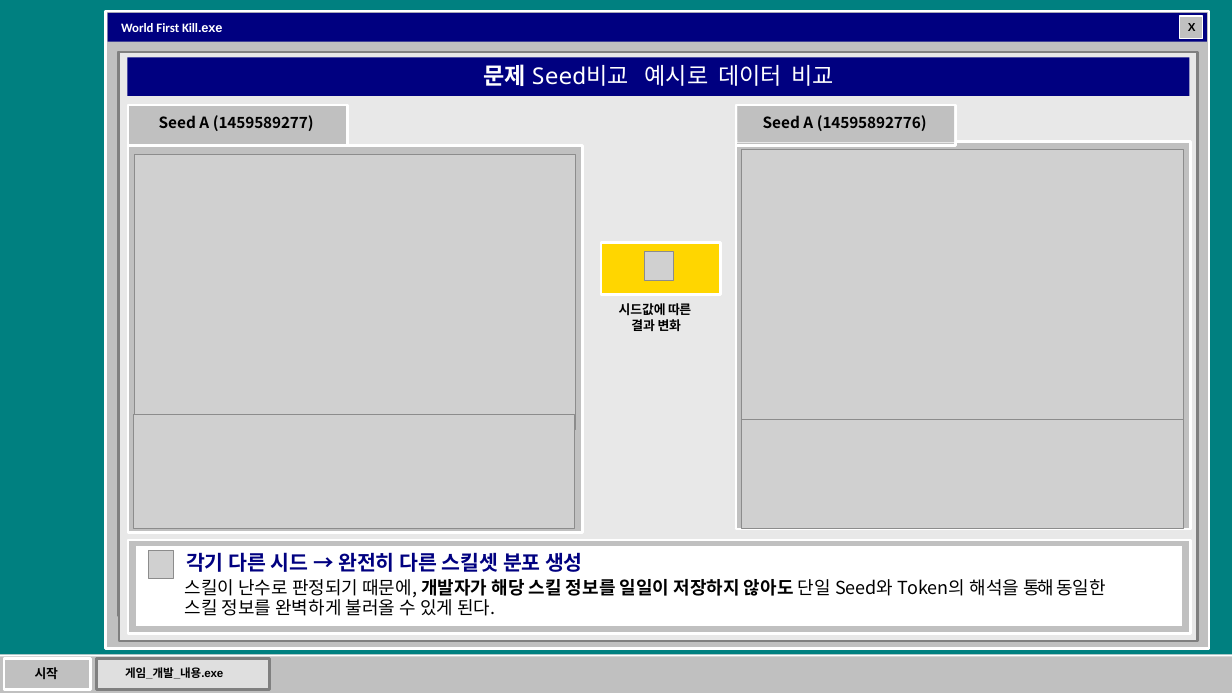
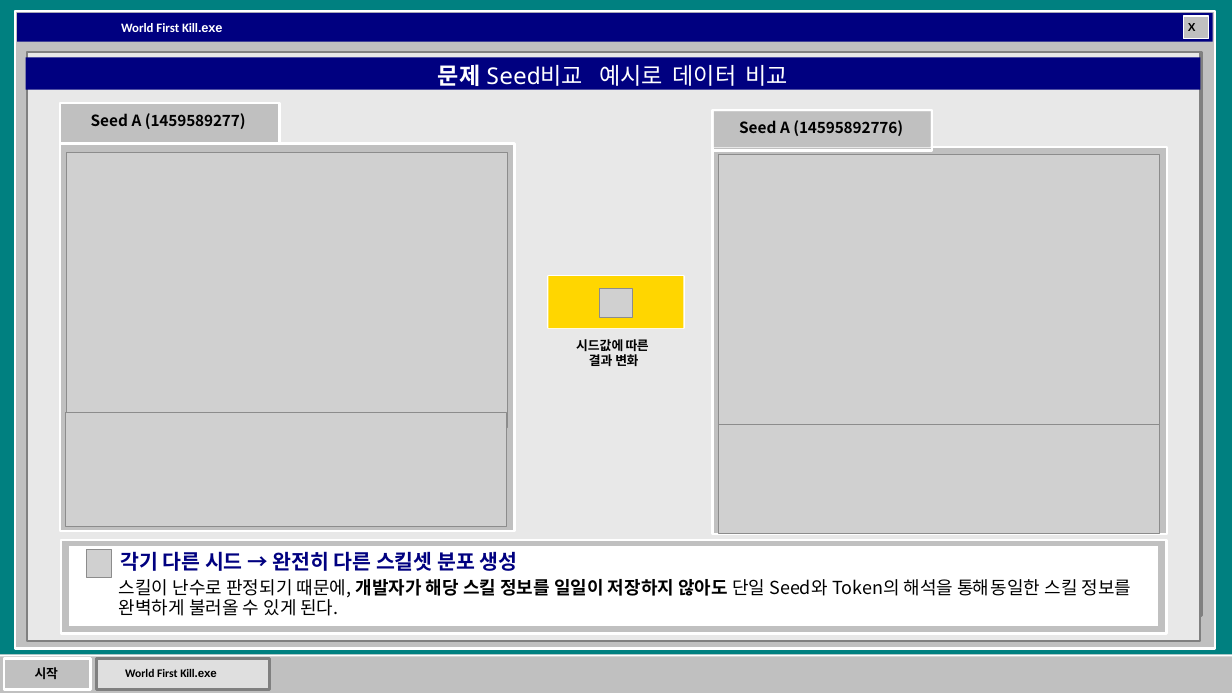
Before and after one commit to InfiSword/InfiSword.github.io, a slide deck: slide 14 of assets/Portfoilo/리얼 포폴 수정 (1).pptx (slide 15 before the commit). Drawn at 1232x693 pixels with LibreOffice and Linux fonts; fonts in the diff are those of the drawing; grey boxes stand for pictures; background and template pictures are left out. Boxes give left, top, right and bottom in pixels: in the first picture for what was removed or moved away, otherwise in the second. Text is boxed around its words. In the diff, an @@ line names an element or a change of style, - is before the commit and + after.

```diff
--- a/assets/Portfoilo/리얼 포폴 수정 (1).pptx
+++ b/assets/Portfoilo/리얼 포폴 수정 (1).pptx
@@ freeform shape: place and size @@
-freeform shape at bbox=[105, 11, 1209, 649]
+freeform shape at bbox=[15, 11, 1215, 649]
@@ freeform shape: place and size @@
-freeform shape at bbox=[105, 11, 1209, 649]
+freeform shape at bbox=[15, 11, 1215, 649]
@@ freeform shape: place and size @@
-freeform shape at bbox=[108, 13, 1208, 42]
+freeform shape at bbox=[18, 13, 1214, 42]
@@ freeform shape: place and size @@
-freeform shape at bbox=[1180, 16, 1203, 38]
+freeform shape at bbox=[1184, 16, 1209, 38]
@@ freeform shape: place and size @@
-freeform shape at bbox=[1180, 16, 1203, 38]
+freeform shape at bbox=[1184, 16, 1209, 38]
@@ rectangle "문제 Seed비교 예시로 데이터 비교": place and size @@
-rectangle "문제 Seed비교 예시로 데이터 비교" at bbox=[128, 57, 1189, 96]
+rectangle "문제 Seed비교 예시로 데이터 비교" at bbox=[26, 57, 1201, 90]
@@ freeform shape: place and size @@
-freeform shape at bbox=[119, 52, 1198, 641]
+freeform shape at bbox=[27, 52, 1201, 641]
@@ freeform shape: place and size @@
-freeform shape at bbox=[119, 52, 1198, 641]
+freeform shape at bbox=[27, 52, 1201, 641]
@@ freeform shape: place and size @@
-freeform shape at bbox=[118, 52, 1197, 616]
+freeform shape at bbox=[29, 52, 1202, 616]
@@ 2 freeform shapes, 1 picture, 1 rectangle: place and size @@
-2 freeform shapes, 1 picture, 1 rectangle at bbox=[128, 105, 582, 532]
+2 freeform shapes, 1 picture, 1 rectangle at bbox=[60, 104, 515, 531]
@@ 3 freeform shapes, 2 pictures, 1 rectangle: place and size @@
-3 freeform shapes, 2 pictures, 1 rectangle at bbox=[737, 105, 1191, 529]
+3 freeform shapes, 2 pictures, 1 rectangle at bbox=[713, 110, 1167, 534]
@@ picture: place and size @@
-picture at bbox=[134, 154, 575, 429]
+picture at bbox=[67, 152, 507, 427]
@@ freeform shape: place and size @@
-freeform shape at bbox=[602, 242, 721, 294]
+freeform shape at bbox=[549, 276, 684, 328]
@@ freeform shape: place and size @@
-freeform shape at bbox=[602, 242, 721, 294]
+freeform shape at bbox=[549, 276, 684, 328]
@@ picture: place and size @@
-picture at bbox=[644, 252, 673, 281]
+picture at bbox=[600, 288, 632, 317]
@@ text "시드값에 따른 결과 변화": place and size @@
-text "시드값에 따른 결과 변화" at bbox=[619, 303, 691, 331]
+text "시드값에 따른 결과 변화" at bbox=[576, 339, 649, 366]
@@ freeform shape: place and size @@
-freeform shape at bbox=[128, 540, 1190, 633]
+freeform shape at bbox=[61, 540, 1166, 633]
@@ freeform shape: place and size @@
-freeform shape at bbox=[128, 540, 1190, 633]
+freeform shape at bbox=[61, 540, 1166, 633]
@@ text "각기 다른 시드 → 완전히 ..." rewrapped from bbox=[185, 552, 1106, 616] to bbox=[119, 551, 1132, 616] @@
@@ freeform shape: place and size @@
-freeform shape at bbox=[134, 544, 1183, 627]
+freeform shape at bbox=[68, 544, 1160, 627]
@@ freeform shape: place and size @@
-freeform shape at bbox=[134, 544, 1183, 627]
+freeform shape at bbox=[68, 544, 1160, 627]
@@ picture: place and size @@
-picture at bbox=[148, 551, 174, 579]
+picture at bbox=[86, 550, 112, 578]
@@ text at bbox=[125, 669, 216, 677]: text changed; font Noto Sans CJK KR to Calibri @@
-게임_개발_내용.exe
+World First Kill.exe
```
Also in this commit, not shown: 7 other slides changed, 1 slide removed, 1 other file.
